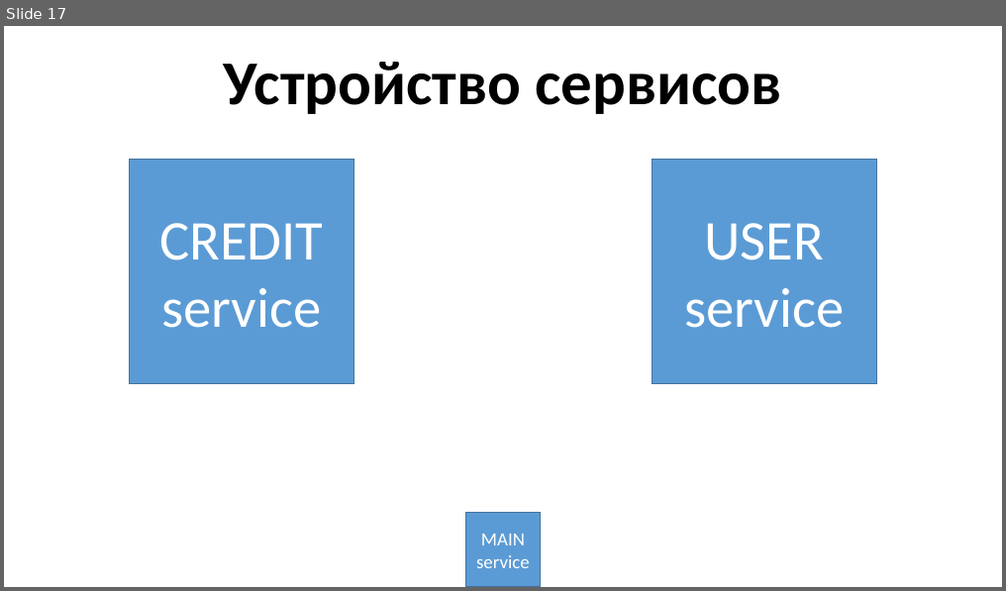
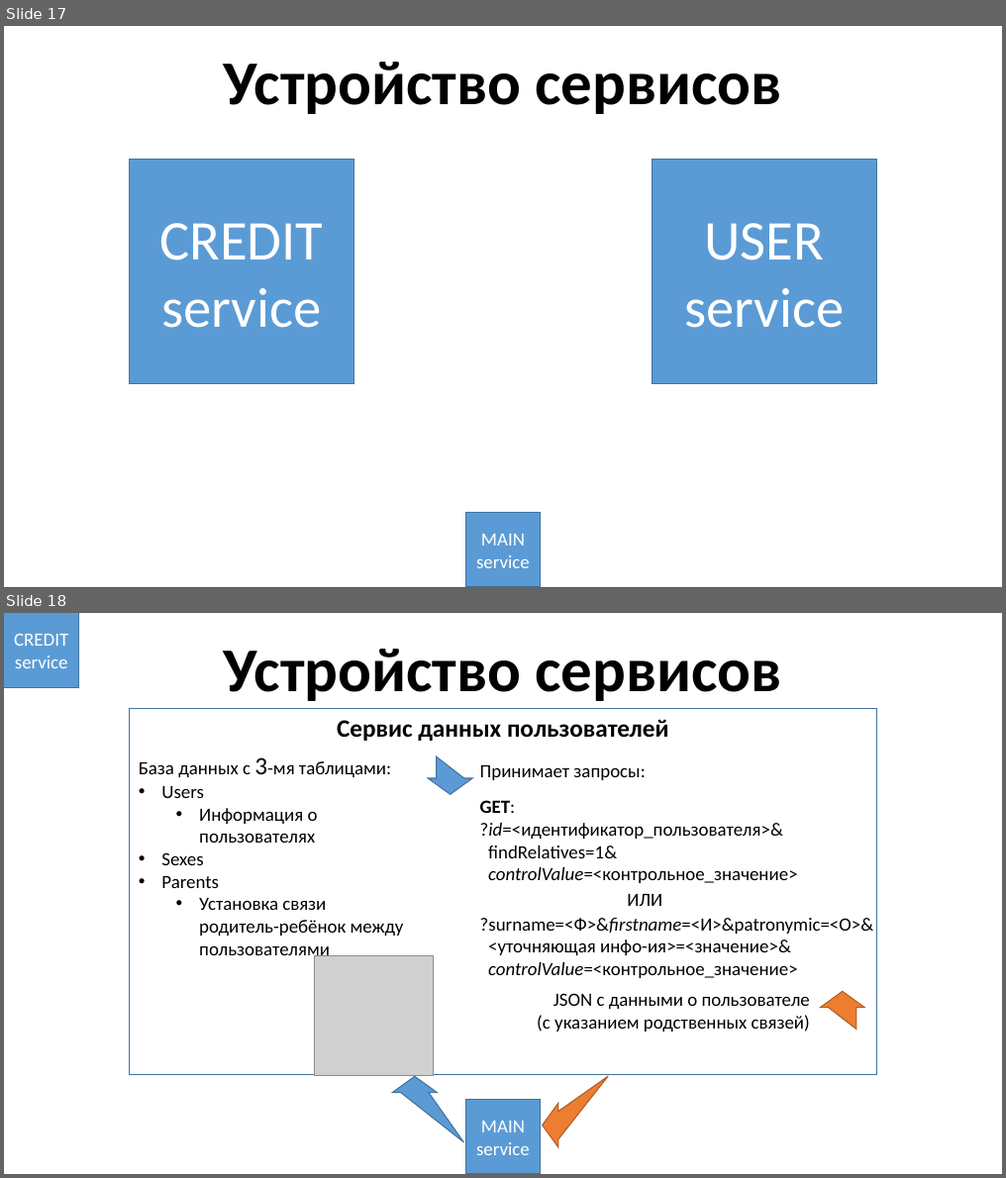
Before and after one commit to YoungTeurus/CreditAndUserServices, a slide deck: docs/Java 3 - presentation.pptx. Shown one above the other, each under a label of ours: slide 17 before the commit, slides 17 and 18 after it. The pictures are 1006x591 and 1006x1178 pixels, drawn with LibreOffice and Linux fonts; fonts in the diff are those of the drawing; grey boxes stand for pictures. Boxes give left, top, right and bottom in pixels: in the first picture for what was removed or moved away, otherwise in the second. Text is boxed around its words. In the diff, an @@ line names an element or a change of style, - is before the commit and + after.

Commit message:
ADD - Добавления по презентации (всё устройство сервлетов и работа с данными)

```diff
--- a/docs/Java 3 - presentation.pptx
+++ b/docs/Java 3 - presentation.pptx
@@ slide 18 added at [4,613,1002,1174], background #FFFFFF @@
@@ rectangle added at [4,613,79,688], fill #5B9BD5, outline #43739E 1 pt, 18 pt, text #FFFFFF @@
+CREDIT
+service
@@ text added at [224,649,781,701], 60 pt, text #000000, bold @@
+Устройство сервисов
@@ rectangle added at [129,709,877,1075], fill #FFFFFF, outline #43739E 1 pt @@
@@ text added at [337,719,669,741], 24 pt, text #000000, bold @@
+Сервис данных пользователей
@@ text added at [139,758,404,960], 18 pt, text #000000 @@
+База данных с 3-мя таблицами:
+• Users
+  • Информация о пользователях
+• Sexes
+• Parents
+  • Установка связи родитель-ребёнок между пользователями
@@ freeform shape added at [428,757,472,794], fill #5B9BD5, outline #43739E 1 pt @@
@@ text added at [480,765,645,780], 18 pt, text #000000 @@
+Принимает запросы:
@@ text added at [480,800,798,883], 18 pt, text #000000 @@
+GET:
+?id=<идентификатор_пользователя>&
+findRelatives=1&
+controlValue=<контрольное_значение>
@@ text added at [627,894,662,906], 18 pt, text #000000 @@
+ИЛИ
@@ text added at [480,918,874,978], 18 pt, text #000000 @@
+?surname=<Ф>&firstname=<И>&patronymic=<О>&
+<уточняющая инфо-ия>=<значение>&
+controlValue=<контрольное_значение>
@@ picture added at [314,956,433,1075] @@
@@ text added at [537,993,810,1032], 18 pt, text #000000 @@
+JSON с данными о пользователе
+(с указанием родственных связей)
@@ freeform shape added at [820,992,865,1029], fill #ED7D31, outline #AF5C24 1 pt @@
@@ freeform shape added at [392,1076,463,1143], fill #5B9BD5, outline #43739E 1 pt @@
@@ freeform shape added at [543,1076,608,1148], fill #ED7D31, outline #AF5C24 1 pt @@
@@ rectangle added at [466,1100,541,1174], fill #5B9BD5, outline #43739E 1 pt, 18 pt, text #FFFFFF @@
+MAIN
+service
```
Also in this commit, not shown: 1 slide changed, 3 other slides added, 1 other file.
